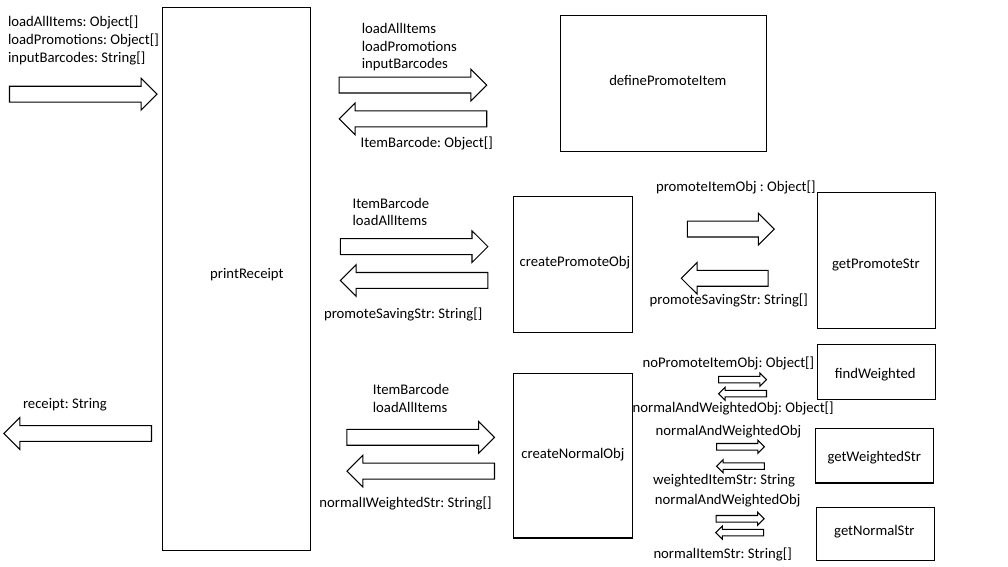
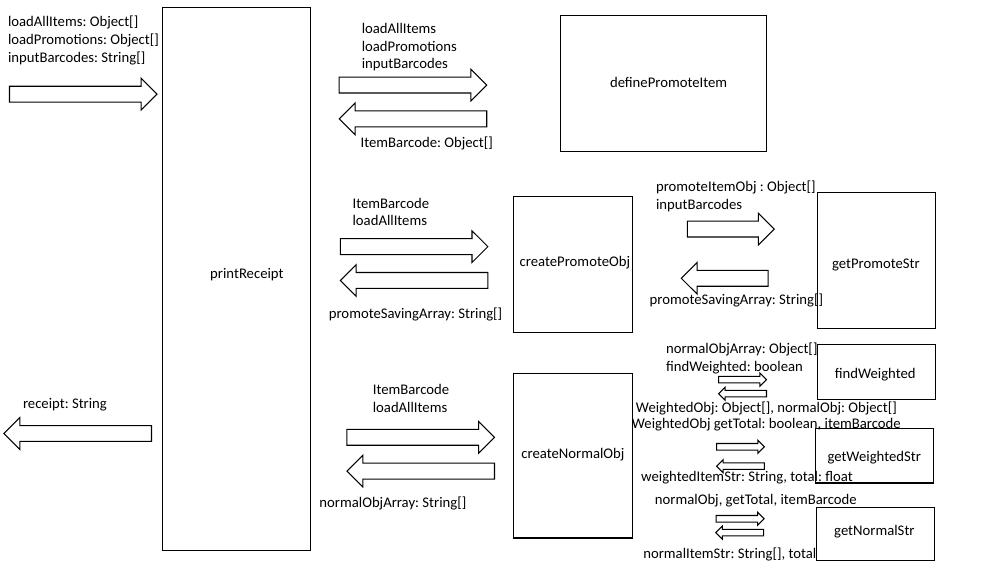
Before and after one commit to rexlo317/printReceipt, a slide deck: slide 1 of Presentation1.pptx. Drawn at 1008x567 pixels with LibreOffice and Linux fonts; fonts in the diff are those of the drawing. Boxes give left, top, right and bottom in pixels: in the first picture for what was removed or moved away, otherwise in the second. Text is boxed around its words. In the diff, an @@ line names an element or a change of style, - is before the commit and + after.

```diff
--- a/Presentation1.pptx
+++ b/Presentation1.pptx
@@ text at [656,198,742,212]: paragraph added @@
+inputBarcodes
@@ text at [650,291,823,308]: text changed @@
-promoteSavingStr: String[]
+promoteSavingArray: String[]
@@ text at [329,307,502,321]: text changed @@
-promoteSavingStr: String[]
+promoteSavingArray: String[]
@@ text at [666,342,817,375]: text changed @@
-noPromoteItemObj: Object[]
+normalObjArray: Object[]
+findWeighted: boolean
@@ text at [632,415,901,432]: text changed @@
-normalAndWeightedObj
+WeightedObj getTotal: boolean, itemBarcode
@@ text at [636,400,896,415]: text changed @@
-normalAndWeightedObj: Object[]
+WeightedObj: Object[], normalObj: Object[]
@@ text at [641,468,852,484]: text changed @@
-weightedItemStr: String
+weightedItemStr: String, total: float
@@ text at [319,496,466,510]: text changed @@
-normalIWeightedStr: String[]
+normalObjArray: String[]
@@ text at [655,493,857,509]: text changed @@
-normalAndWeightedObj
+normalObj, getTotal, itemBarcode
@@ text at [643,545,817,561]: text changed @@
-normalItemStr: String[]
+normalItemStr: String[], total
```
Also in this commit, not shown: 1 other slide changed, 3 other files.
